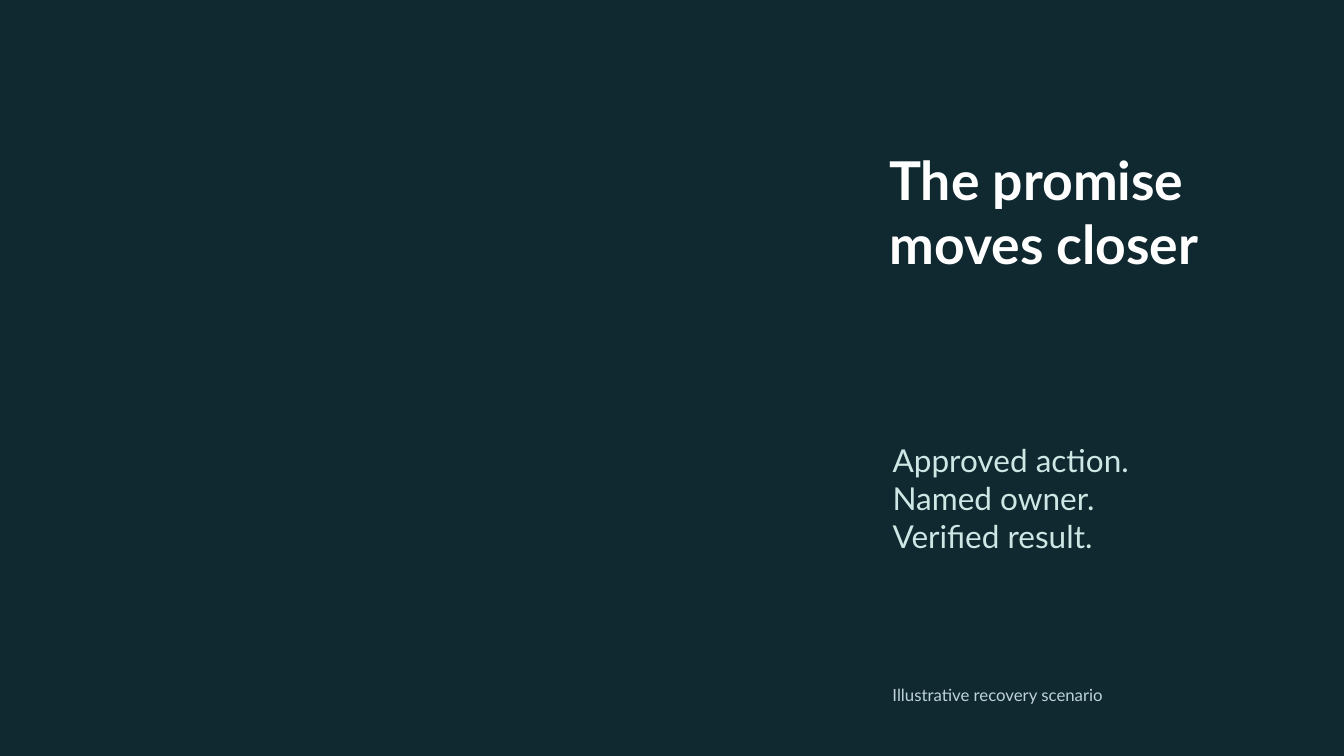
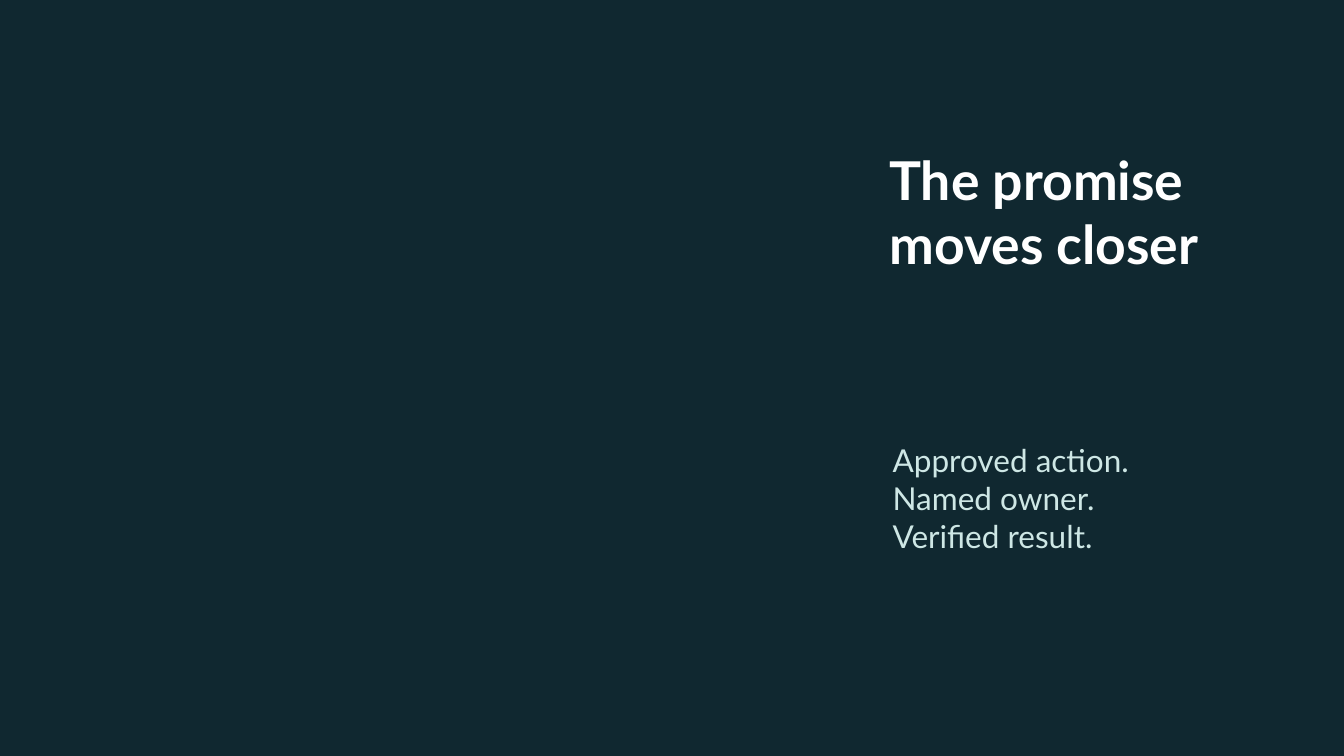
Before and after one commit to meobrien22/Meghan_Microsoft_Frontier_Portfolio, a slide deck: slide 9 of decks/frontier-customer/The-Promise-at-the-Other-End.pptx. Drawn at 1344x756 pixels with LibreOffice and Linux fonts; fonts in the diff are those of the drawing; background and template pictures are left out. Boxes give left, top, right and bottom in pixels: in the first picture for what was removed or moved away, otherwise in the second. Text is boxed around its words. In the diff, an @@ line names an element or a change of style, - is before the commit and + after.

```diff
--- a/decks/frontier-customer/The-Promise-at-the-Other-End.pptx
+++ b/decks/frontier-customer/The-Promise-at-the-Other-End.pptx
@@ text removed at [892,688,1102,704] @@
-Illustrative recovery scenario
```
Also in this commit, not shown: 12 other slides changed, 1 slide removed, 27 other files.
